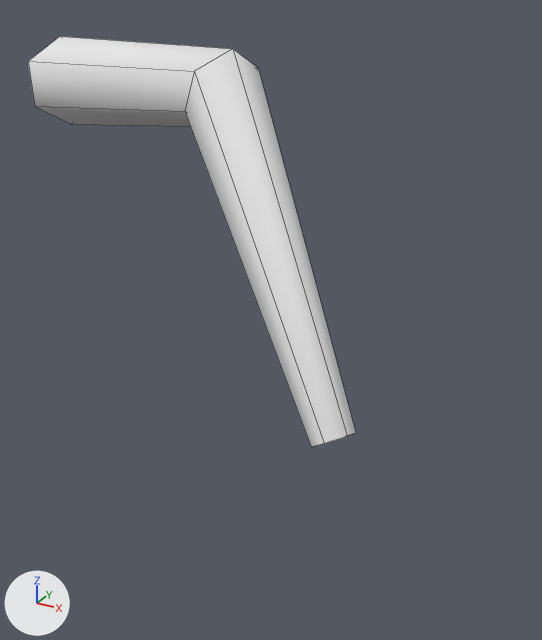
A saved change to the FBX model unity/Assets/Art/Models/Higurashi_Leg3.fbx.
Camera for both pictures: a camera (50 mm lens) standing at (0.399, -0.421, 0.06) and looking at (0.215, -0.086, -0.108). Every picture has the same lights, and +X, +Y and +Z are marked at lower left. The picture after the commit comes second. Mesh edges are drawn as thin lines. Where no turn or scale is listed for an object, it has been applied to the vertices.

Objects in the first picture: 'Higurashi_Leg3'.
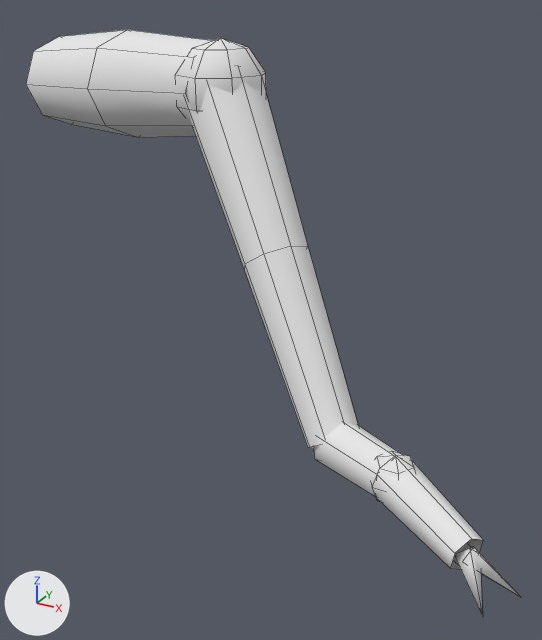
The change in detail:
me_higurashi_leg3 is used by ob_higurashi_leg3; location (0.0, 0.0, 0.0).
Verts and faces of me_higurashi_leg3; kept vertices keep their numbers, new ones are numbered from 18.
me_higurashi_leg3 had 18 vertices, 12 faces and spanned x -0.009..0.279, y -0.131..0.025, z -0.157..0.031.
me_higurashi_leg3 now has 130 vertices, 116 faces and spans x -0.01..0.376, y -0.189..0.028, z -0.164..0.037.
me_higurashi_leg3 part 1: a new loose piece, a UV sphere (8 segments, 5 rings, poles along z) spanning x 0.145..0.195, y -0.085..-0.035, z -0.016..0.036, in mat_vertexcolor (white #e7e7e7).
me_higurashi_leg3 part 2: a new loose piece, a UV sphere (6 segments, 4 rings, poles along z) spanning x 0.299..0.324, y -0.156..-0.134, z -0.157..-0.131, in mat_vertexcolor (white #e7e7e7).
me_higurashi_leg3 part 3: a new loose piece of 24 vertices spanning x 0.15..0.282, y -0.133..-0.039, z -0.158..0.024, in mat_vertexcolor (white #e7e7e7).
me_higurashi_leg3 part 4: a new loose piece of 18 vertices spanning x 0.263..0.357, y -0.176..-0.109, z -0.164..-0.132, in mat_vertexcolor (white #e7e7e7).
Part 5, on me_higurashi_leg3:
16 vertices are removed from x -0.009..0.279, y -0.131..0.025, z -0.157..0.031.
12 faces are deleted.
22 vertices are added at x -0.01..0.178, y -0.083..0.028, z -0.027..0.037.
16 new faces join them.
Part 6, on me_higurashi_leg3:
New vertex 40 is at (0.354, -0.171, -0.147), pixel (469, 548).
New vertex 41 is at (0.348, -0.172, -0.151), pixel (454, 554).
New vertex 42 is at (0.351, -0.168, -0.156).
New vertex 43 is at (0.357, -0.166, -0.151), pixel (480, 553).
New vertex 44 is at (0.365, -0.189, -0.162), pixel (482, 617).
New vertex 45 is at (0.355, -0.17, -0.147), pixel (473, 546).
New vertex 46 is at (0.352, -0.175, -0.151), pixel (462, 561).
New vertex 47 is at (0.35, -0.169, -0.156).
New vertex 48 is at (0.353, -0.164, -0.151), pixel (471, 546).
New vertex 49 is at (0.376, -0.171, -0.162), pixel (521, 597).
New faces: (40, 41, 44), (41, 42, 44), (42, 43, 44), (40, 44, 43), (45, 46, 49), (46, 47, 49).
New faces: (47, 48, 49), (45, 49, 48).

What differs and where, as boxes (x1, y1, x2, y2) in the pictures (542 x 640 px; the box of a moved part takes in the faces that stretch with it):
'Higurashi_Leg3', reshaped (51% wider, 43% taller)
    before: (28, 36, 356, 447)
    after: (26, 30, 521, 617)
part 1 of me_higurashi_leg3, added
    after: (175, 38, 266, 117)
part 2 of me_higurashi_leg3, added
    after: (371, 451, 415, 502)
part 3 of me_higurashi_leg3, added
    after: (185, 81, 358, 448)
part 4 of me_higurashi_leg3, added
    after: (314, 422, 483, 569)
part 5 of me_higurashi_leg3, moved or reshaped
    before: (28, 36, 356, 447)
    after: (26, 30, 212, 137)
part 6 of me_higurashi_leg3, added
    after: (454, 546, 521, 617)
